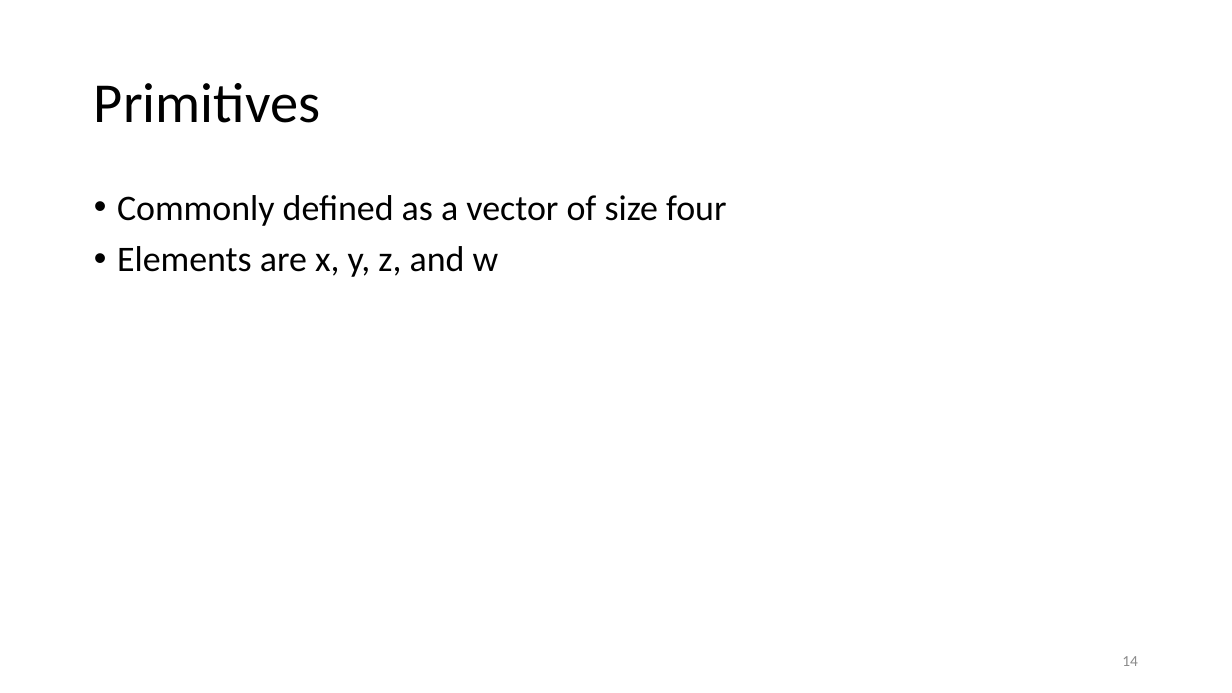
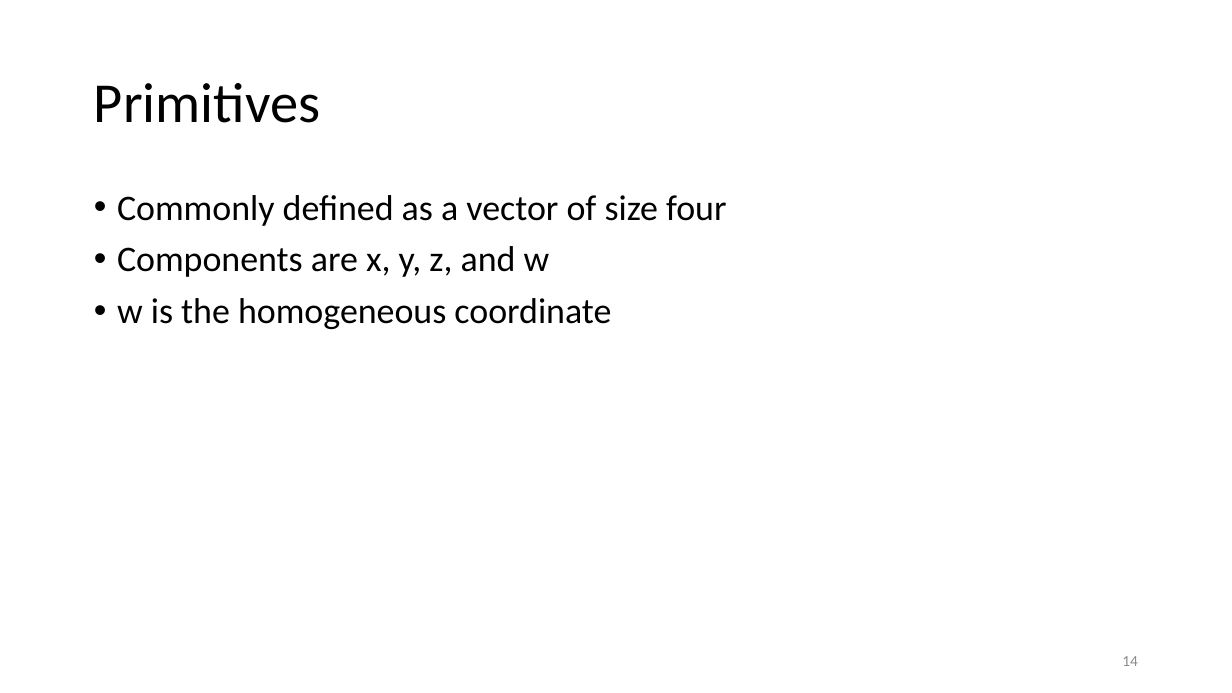
Before and after one commit to ShepherdJerred-homework/seminar-presentation, a slide deck: slide 14 of presentation.pptx. Drawn at 1232x693 pixels with LibreOffice and Linux fonts; fonts in the diff are those of the drawing. Boxes give left, top, right and bottom in pixels: in the first picture for what was removed or moved away, otherwise in the second. Text is boxed around its words. In the diff, an @@ line names an element or a change of style, - is before the commit and + after.

```diff
--- a/presentation.pptx
+++ b/presentation.pptx
@@ text at box(117, 246, 611, 329): text changed @@
-• Elements are x, y, z, and w
+• Components are x, y, z, and w
+• w is the homogeneous coordinate
```
Also in this commit, not shown: 8 other slides changed, 1 slide added, 1 slide removed, 1 other file.
